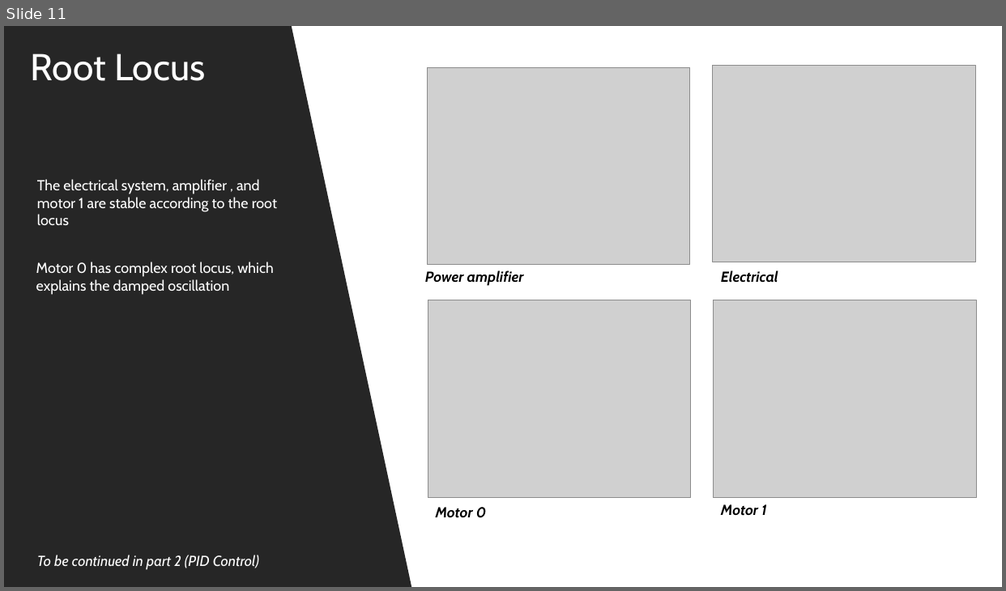
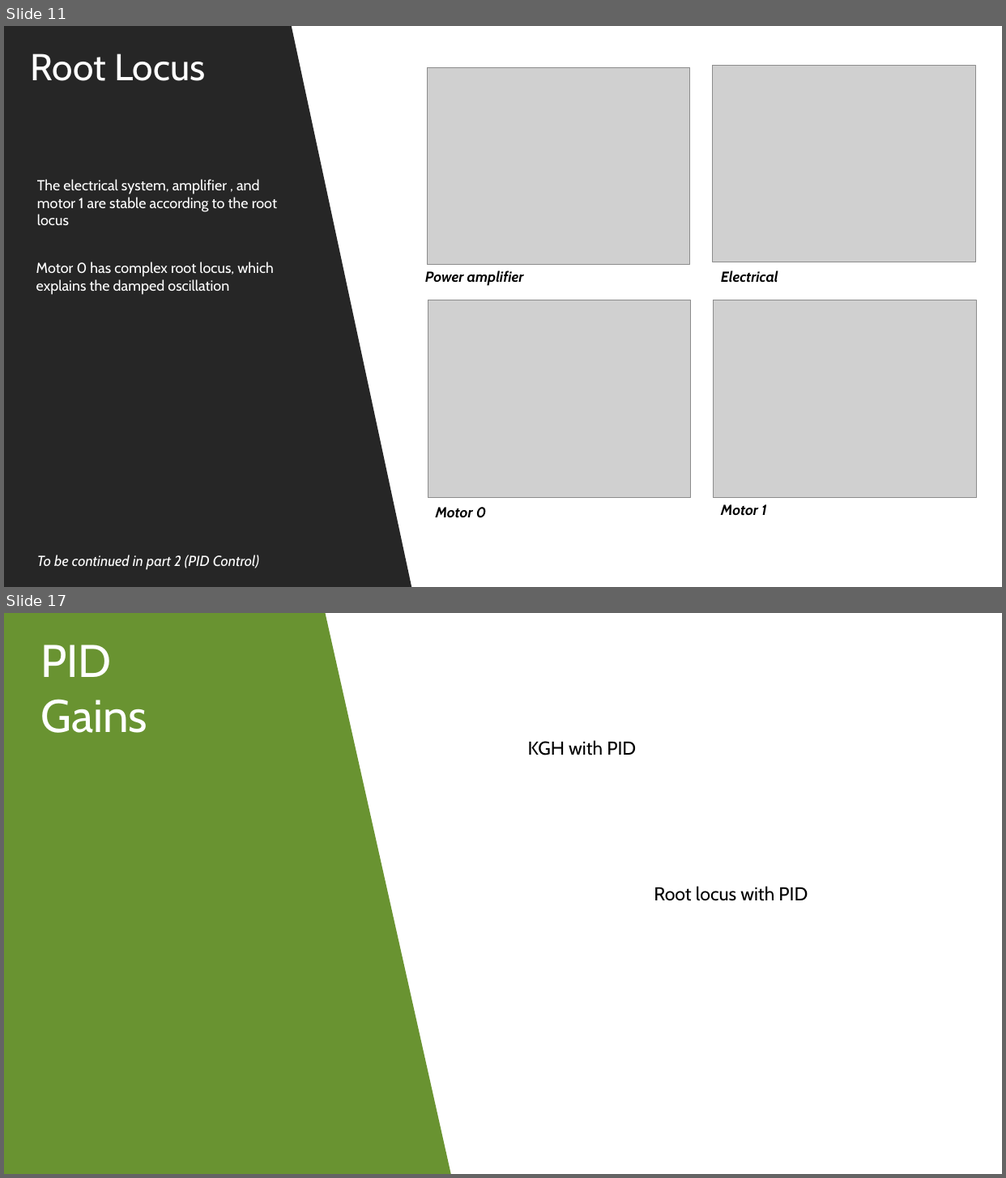
Before and after one commit to FSXAC/ELEC341, a slide deck: docs/report.pptx. Shown one above the other, each under a label of ours: slide 11 before the commit, slides 11 and 17 after it; the slides between them are not shown. The pictures are 1006x591 and 1006x1178 pixels, drawn with LibreOffice and Linux fonts; fonts in the diff are those of the drawing; grey boxes stand for pictures. Boxes give left, top, right and bottom in pixels: in the first picture for what was removed or moved away, otherwise in the second. Text is boxed around its words. In the diff, an @@ line names an element or a change of style, - is before the commit and + after.

```diff
--- a/docs/report.pptx
+++ b/docs/report.pptx
@@ slide 17 added at (4,613,1002,1174), background #FFFFFF @@
@@ rectangle added at (4,613,451,1174), fill #699331 @@
@@ text added at (40,645,147,733), 44 pt, text #FFFFFF @@
+PID Gains
@@ text added at (528,740,636,756), 18 pt, text #000000 @@
+KGH with PID
@@ text added at (654,886,808,901), 18 pt, text #000000 @@
+Root locus with PID
```
Also in this commit, not shown: 2 slides changed, 5 other slides added, 2 other files.
